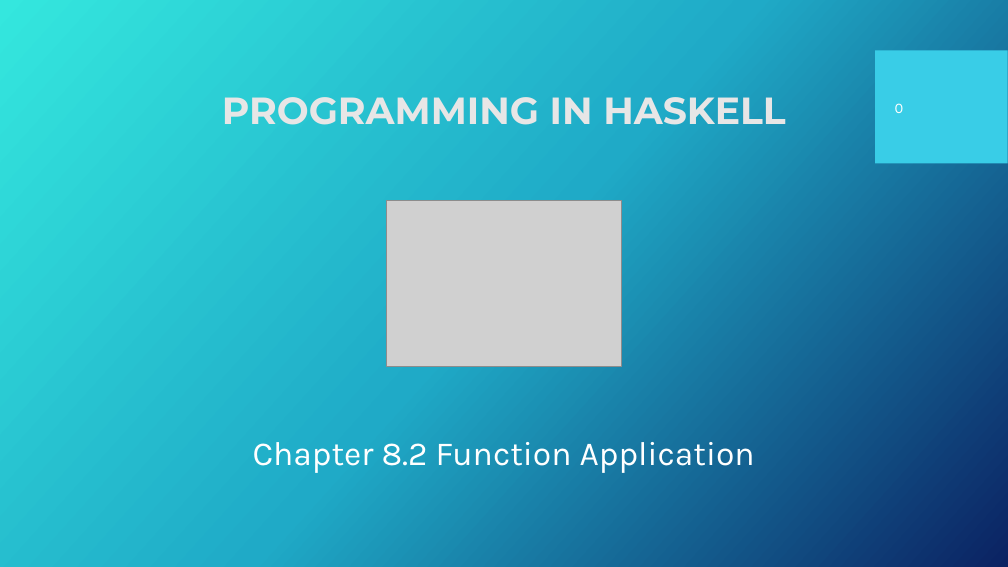
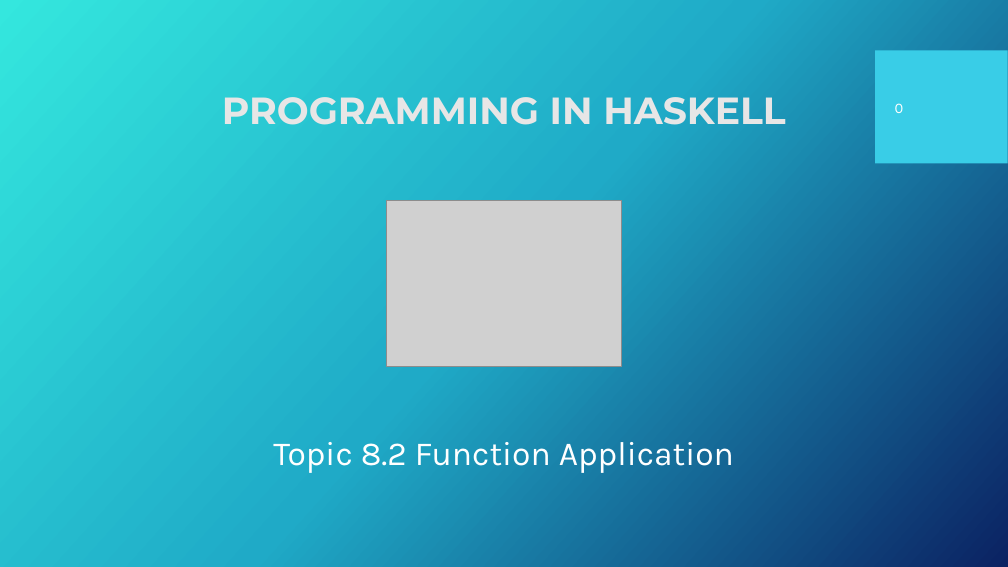
Before and after one commit to Fun-Prog-26/fun-prog-26, a slide deck: slide 1 of topic08-higher-order-functions/unit-08a-lectures/talk-2/b-function-appl.pptx. Drawn at 1008x567 pixels with LibreOffice and Linux fonts; fonts in the diff are those of the drawing; grey boxes stand for pictures; background and template pictures are left out. Boxes give left, top, right and bottom in pixels: in the first picture for what was removed or moved away, otherwise in the second. Text is boxed around its words. In the diff, an @@ line names an element or a change of style, - is before the commit and + after.

Commit message:
topic 08 and proj dev

```diff
--- a/topic08-higher-order-functions/unit-08a-lectures/talk-2/b-function-appl.pptx
+++ b/topic08-higher-order-functions/unit-08a-lectures/talk-2/b-function-appl.pptx
@@ text at (273,442,734,473): text changed @@
-Chapter 8.2 Function Application
+Topic 8.2 Function Application
```
Also in this commit, not shown: 2 other slides changed, 38 other files.
